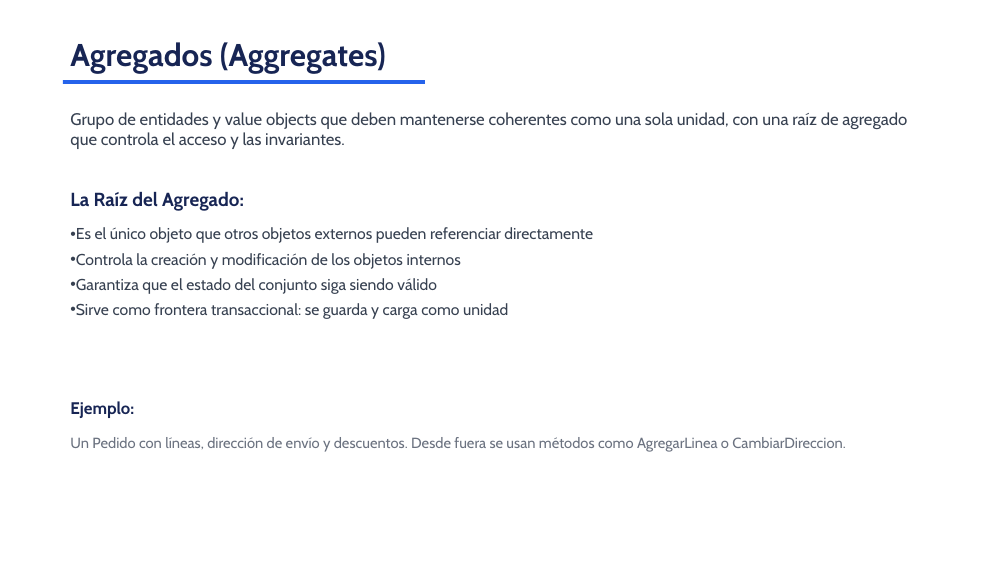
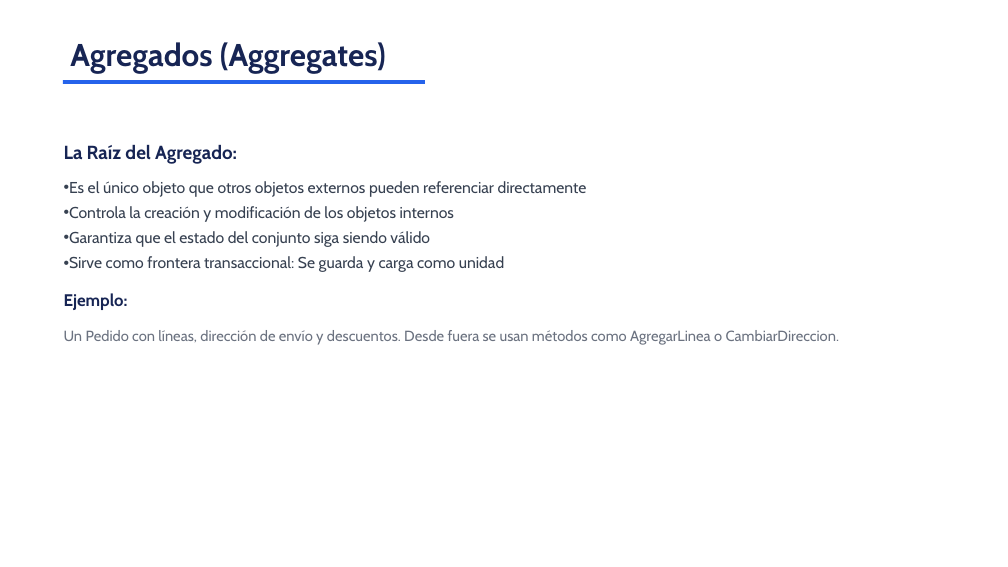
Before and after one commit to jorge-babel-code/TiendaOnline, a slide deck: slide 10 of DDD_Presentacion.pptx (slide 9 before the commit). Drawn at 1008x567 pixels with LibreOffice and Linux fonts; fonts in the diff are those of the drawing. Boxes give left, top, right and bottom in pixels: in the first picture for what was removed or moved away, otherwise in the second. Text is boxed around its words. In the diff, an @@ line names an element or a change of style, - is before the commit and + after.

```diff
--- a/DDD_Presentacion.pptx
+++ b/DDD_Presentacion.pptx
@@ text removed at [70, 112, 907, 145] @@
-Grupo de entidades y value objects que deben mantenerse coherentes como una sola unidad, con una raíz de agregado que controla el acceso y las invariantes.
@@ text "La Raíz del Agregado:": place and size @@
-text "La Raíz del Agregado:" at [70, 192, 244, 211]
+text "La Raíz del Agregado:" at [64, 145, 237, 164]
@@ text "Es el único objeto que ...": place and size @@
-text "Es el único objeto que ..." at [76, 227, 593, 319]
+text "Es el único objeto que ..." at [69, 181, 587, 272]
@@ text at [69, 256, 504, 272]: text changed @@
-• Sirve como frontera transaccional: se guarda y carga como unidad
+• Sirve como frontera transaccional: Se guarda y carga como unidad
@@ text "Ejemplo:": place and size @@
-text "Ejemplo:" at [70, 401, 134, 418]
+text "Ejemplo:" at [64, 293, 128, 310]
@@ text "Un Pedido con líneas, dirección ...": place and size @@
-text "Un Pedido con líneas, dirección ..." at [70, 437, 845, 452]
+text "Un Pedido con líneas, dirección ..." at [64, 330, 839, 345]
```
Also in this commit, not shown: 3 other slides changed, 3 slides added.
